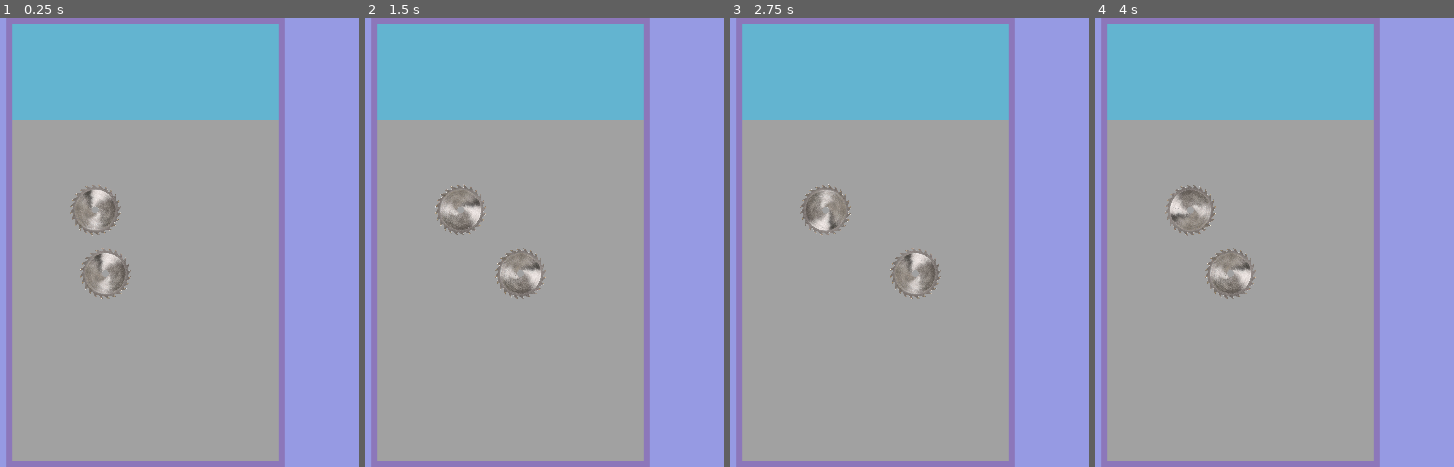
Above: before the commit, frames 1-4 (left to right).
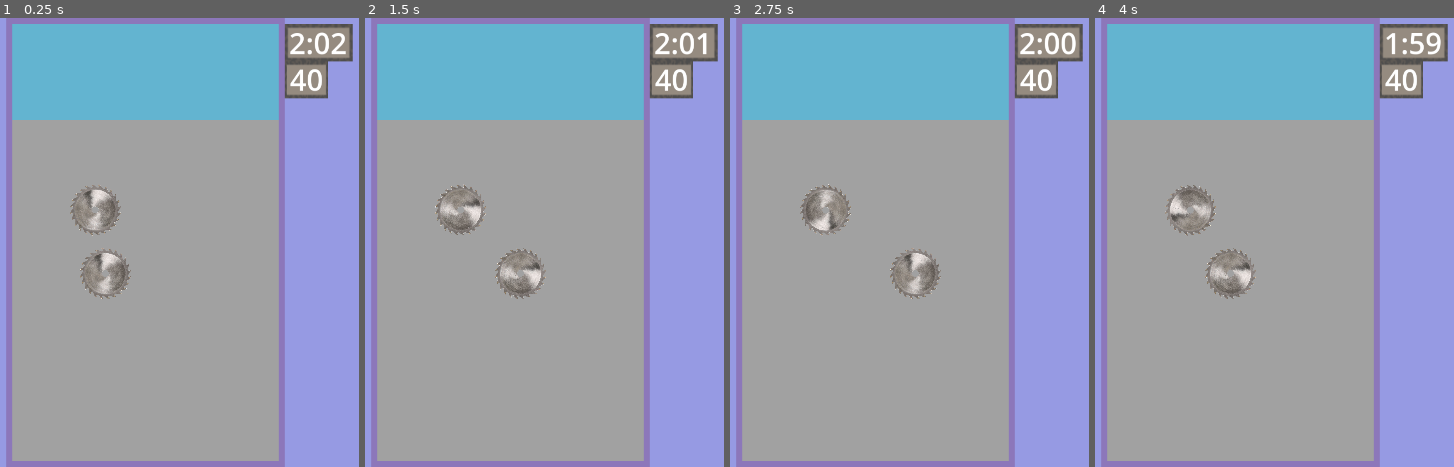
Above: after the commit, the same moments.

Repository: Awesomeness7/UNC-24-Fall-Jam-Senator-Pit
Game: Godot game, scene res://Scenes/mainEnvironment.tscn
The game is run twice, just before and just after one commit, with the same random seed, the same clock (stepped at 60 frames per second) and the same inputs. Before the commit the project starts from res://Scenes/mainDropGameParent.tscn.
Inputs (mouse positions are in pixels of both pictures, inside the frame that each line leads up to):
- Up to frame 1 (0.25 s): no input
- Up to frame 2 (1.5 s): move the mouse to (684, 220) at 0.52 s; click (684, 220) at 0.67 s; move the mouse to (outside the picture) at 1.27 s; click (outside the picture) at 1.42 s
- Up to frame 3 (2.75 s): move the mouse to (956, 143) at 2.02 s; click (956, 143) at 2.17 s
- Up to frame 4 (4 s): move the mouse to (1199, 332) at 2.77 s; click (1199, 332) at 2.92 s; move the mouse to (outside the picture) at 3.52 s; click (outside the picture) at 3.67 s

The runs differ from the first frame. In frame 1, 2.6% of the frame differs, in the area x 79-99%, y 1-19%; in frame 2, 2.6%; in frame 3, 2.6%; in frame 4, 2.6%.

Commit message:
Project reorganization, see README

Diff:
--- a/Scenes/sawblade.tscn
+++ b/Scenes/CommonScenes/Hazards/sawblade.tscn
@@ -1,7 +1,7 @@
 [gd_scene load_steps=4 format=3 uid="uid://lqp2gomgmv2r"]
 
-[ext_resource type="Texture2D" uid="uid://fiyc3hsnx78m" path="res://Sprites/temporarySawblade.png" id="1_lf7d6"]
-[ext_resource type="Script" path="res://Scripts/sawblade.gd" id="3_fp6uw"]
+[ext_resource type="Script" path="res://Scripts/sawblade.gd" id="1_d4k5j"]
+[ext_resource type="Texture2D" uid="uid://fiyc3hsnx78m" path="res://Sprites/temporarySawblade.png" id="2_2wsij"]
 
 [sub_resource type="CircleShape2D" id="CircleShape2D_6yprw"]
 radius = 587.532
--- a/Scenes/levelClock.tscn
+++ b/Scenes/CommonScenes/InterfaceElements/levelClock.tscn
@@ -25,3 +25,4 @@
 offset_bottom = 93.0
 text = "2:05"
 label_settings = SubResource("LabelSettings_i3o8a")
+metadata/_edit_use_anchors_ = true
--- /dev/null
+++ b/Scenes/CommonScenes/InterfaceElements/pit.tscn
@@ -0,0 +1,49 @@
+[gd_scene load_steps=6 format=3 uid="uid://dfxw3n687fc27"]
+
+[ext_resource type="Script" path="res://Scripts/pit.gd" id="1_wvrfn"]
+
+[sub_resource type="RectangleShape2D" id="RectangleShape2D_c1dn6"]
+size = Vector2(640, 230)
+
+[sub_resource type="RectangleShape2D" id="RectangleShape2D_a0vmf"]
+size = Vector2(640, 0)
+
+[sub_resource type="RectangleShape2D" id="RectangleShape2D_7r840"]
+size = Vector2(1, 1050)
+
+[sub_resource type="RectangleShape2D" id="RectangleShape2D_oxm3a"]
+size = Vector2(0, 1050)
+
+[node name="pitGeneric" type="Node2D"]
+script = ExtResource("1_wvrfn")
+
+[node name="clickArea" type="Area2D" parent="."]
+
+[node name="placeholderSprite" type="ColorRect" parent="clickArea"]
+offset_right = 640.0
+offset_bottom = 230.0
+color = Color(0.388972, 0.704362, 0.814053, 1)
+
+[node name="CollisionShape2D" type="CollisionShape2D" parent="clickArea"]
+position = Vector2(320, 115)
+shape = SubResource("RectangleShape2D_c1dn6")
+
+[node name="carpet" type="StaticBody2D" parent="."]
+
+[node name="CollisionShape2D" type="CollisionShape2D" parent="carpet"]
+position = Vector2(320, 1050)
+shape = SubResource("RectangleShape2D_a0vmf")
+
+[node name="leftWall" type="StaticBody2D" parent="."]
+
+[node name="CollisionShape2D" type="CollisionShape2D" parent="leftWall"]
+position = Vector2(640, 525)
+shape = SubResource("RectangleShape2D_7r840")
+
+[node name="rightWall" type="StaticBody2D" parent="."]
+
+[node name="CollisionShape2D" type="CollisionShape2D" parent="rightWall"]
+position = Vector2(0, 525)
+shape = SubResource("RectangleShape2D_oxm3a")
+
+[connection signal="gui_input" from="clickArea/placeholderSprite" to="." method="clickDetectedInClickArea"]
--- /dev/null
+++ b/Scenes/CommonScenes/InterfaceElements/senatorCounter.gd
@@ -0,0 +1,22 @@
+extends Node2D
+
+signal senatorsDepleted
+
+@export var senatorsRemaining: int
+
+var senatorsRemainingLabel
+
+# Called when the node enters the scene tree for the first time.
+func _ready() -> void:
+	senatorsRemainingLabel = get_node("./senatorsRemaining")
+
+# Called every frame. 'delta' is the elapsed time since the previous frame.
+func _process(delta: float) -> void:
+	pass
+
+func senatorPlaced():
+	if senatorsRemaining > 0:
+		senatorsRemaining -= 1
+		senatorsRemainingLabel.text = "%02d" % senatorsRemaining
+	elif senatorsRemaining == 0:
+		senatorsDepleted.emit()
--- /dev/null
+++ b/Scenes/CommonScenes/InterfaceElements/senatorCounter.tscn
@@ -0,0 +1,28 @@
+[gd_scene load_steps=5 format=3 uid="uid://fjnrgybfkdr7"]
+
+[ext_resource type="Texture2D" uid="uid://cy14k88n8kx4a" path="res://Sprites/clockBackground.bmp" id="1_jh06q"]
+[ext_resource type="Script" path="res://Scenes/CommonScenes/InterfaceElements/senatorCounter.gd" id="1_t4l18"]
+
+[sub_resource type="SystemFont" id="SystemFont_0lmmp"]
+
+[sub_resource type="LabelSettings" id="LabelSettings_s0c78"]
+font = SubResource("SystemFont_0lmmp")
+font_size = 70
+
+[node name="senatorCounter" type="Node2D"]
+script = ExtResource("1_t4l18")
+
+[node name="background" type="Sprite2D" parent="."]
+position = Vector2(7.62939e-06, 0)
+scale = Vector2(2.3, 4.27)
+texture = ExtResource("1_jh06q")
+centered = false
+
+[node name="senatorsRemaining" type="Label" parent="."]
+offset_left = 12.0
+offset_top = -4.0
+offset_right = 151.0
+offset_bottom = 92.0
+text = "40"
+label_settings = SubResource("LabelSettings_s0c78")
+metadata/_edit_use_anchors_ = true
--- a/Scenes/senator.tscn
+++ b/Scenes/CommonScenes/senator.tscn
@@ -1,11 +1,11 @@
 [gd_scene load_steps=7 format=3 uid="uid://bryosoyfrafkj"]
 
-[ext_resource type="Script" path="res://Scripts/senator.gd" id="1_l4l8d"]
-[ext_resource type="Texture2D" uid="uid://ba4dm288lw4wj" path="res://Sprites/tempWalkCycle.bmp" id="2_p1pcg"]
+[ext_resource type="Script" path="res://Scripts/senator.gd" id="1_s0388"]
+[ext_resource type="Texture2D" uid="uid://ba4dm288lw4wj" path="res://Sprites/tempWalkCycle.bmp" id="2_rhjv4"]
 
 [sub_resource type="CapsuleShape2D" id="CapsuleShape2D_t0qe8"]
-radius = 12.0
-height = 33.0
+radius = 11.0
+height = 28.0
 
 [sub_resource type="Animation" id="Animation_hmmfn"]
 length = 0.001
@@ -24,6 +24,9 @@
 
 [sub_resource type="Animation" id="Animation_mx5wc"]
 resource_name = "walkRight"
+length = 0.5
+loop_mode = 1
+step = 0.1
 tracks/0/type = "value"
 tracks/0/imported = false
 tracks/0/enabled = true
@@ -31,10 +34,10 @@
 tracks/0/interp = 1
 tracks/0/loop_wrap = true
 tracks/0/keys = {
-"times": PackedFloat32Array(0, 0.133333),
-"transitions": PackedFloat32Array(1, 1),
+"times": PackedFloat32Array(0, 0.1, 0.2, 0.3, 0.4),
+"transitions": PackedFloat32Array(1, 1, 1, 1, 1),
 "update": 1,
-"values": [0, 1]
+"values": [0, 1, 2, 3, 4]
 }
 
 [sub_resource type="AnimationLibrary" id="AnimationLibrary_iwc58"]
@@ -44,25 +47,23 @@
 }
 
 [node name="senator" type="RigidBody2D"]
-position = Vector2(12, 17)
-script = ExtResource("1_l4l8d")
+script = ExtResource("1_s0388")
 
 [node name="CollisionShape2D" type="CollisionShape2D" parent="."]
-position = Vector2(0, -0.5)
 shape = SubResource("CapsuleShape2D_t0qe8")
-
-[node name="Timer" type="Timer" parent="."]
-wait_time = 1.8
-autostart = true
 
 [node name="AnimationPlayer" type="AnimationPlayer" parent="."]
 libraries = {
 "": SubResource("AnimationLibrary_iwc58")
 }
+autoplay = "walkRight"
 
 [node name="Sprite2D" type="Sprite2D" parent="."]
-texture = ExtResource("2_p1pcg")
+texture = ExtResource("2_rhjv4")
 hframes = 5
 
-[connection signal="body_entered" from="." to="." method="collisionBegin"]
-[connection signal="timeout" from="Timer" to="." method="stillnessCheck"]
+[node name="stillnessCheckTimer" type="Timer" parent="."]
+wait_time = 1.8
+autostart = true
+
+[connection signal="timeout" from="stillnessCheckTimer" to="." method="stillnessCheck"]
--- /dev/null
+++ b/Scenes/LevelOne/levelOne.tscn
@@ -0,0 +1,24 @@
+[gd_scene load_steps=6 format=3 uid="uid://id4r10exgoa6"]
+
+[ext_resource type="Script" path="res://Scripts/levelOne.gd" id="1_vf7wi"]
+[ext_resource type="PackedScene" uid="uid://doqoib1wbvwyc" path="res://Scenes/LevelOne/levelOneHazardArea.tscn" id="2_nn6ga"]
+[ext_resource type="PackedScene" uid="uid://dfxw3n687fc27" path="res://Scenes/CommonScenes/InterfaceElements/pit.tscn" id="3_aw4it"]
+[ext_resource type="PackedScene" uid="uid://b4lrojpuq21qd" path="res://Scenes/CommonScenes/InterfaceElements/levelClock.tscn" id="3_mes3r"]
+[ext_resource type="PackedScene" uid="uid://fjnrgybfkdr7" path="res://Scenes/CommonScenes/InterfaceElements/senatorCounter.tscn" id="4_885hs"]
+
+[node name="levelOne" type="Node2D"]
+script = ExtResource("1_vf7wi")
+
+[node name="levelOneHazards" parent="." instance=ExtResource("2_nn6ga")]
+position = Vector2(0, 230)
+
+[node name="levelClock" parent="." instance=ExtResource("3_mes3r")]
+position = Vector2(655, 0)
+
+[node name="pitGeneric" parent="." instance=ExtResource("3_aw4it")]
+
+[node name="senatorCounter" parent="." instance=ExtResource("4_885hs")]
+position = Vector2(655, 89)
+senatorsRemaining = 40
+
+[connection signal="senatorPlaced" from="pitGeneric" to="senatorCounter" method="senatorPlaced"]
--- /dev/null
+++ b/Scenes/LevelOne/levelOneHazardArea.tscn
@@ -0,0 +1,19 @@
+[gd_scene load_steps=3 format=3 uid="uid://doqoib1wbvwyc"]
+
+[ext_resource type="PackedScene" uid="uid://lqp2gomgmv2r" path="res://Scenes/CommonScenes/Hazards/sawblade.tscn" id="1_aufcl"]
+[ext_resource type="PackedScene" uid="uid://c1qw7nrle8spy" path="res://Scenes/sawbladePath.tscn" id="2_hok11"]
+
+[node name="levelOneHazards" type="Node2D"]
+
+[node name="placeholderSprite" type="ColorRect" parent="."]
+offset_right = 640.0
+offset_bottom = 820.0
+color = Color(0.629675, 0.629675, 0.629675, 1)
+metadata/_edit_use_anchors_ = true
+
+[node name="sawblade" parent="." instance=ExtResource("1_aufcl")]
+position = Vector2(200, 217)
+
+[node name="sawbladePath" parent="." instance=ExtResource("2_hok11")]
+position = Vector2(200, 370)
+points = [Vector2(0, 0), Vector2(240, 0)]
--- a/Scenes/absolPit.tscn
+++ /dev/null
@@ -1,68 +0,0 @@
-[gd_scene load_steps=8 format=3 uid="uid://dfxw3n687fc27"]
-
-[ext_resource type="Script" path="res://Scripts/absolPit.gd" id="1_wvrfn"]
-[ext_resource type="PackedScene" uid="uid://lqp2gomgmv2r" path="res://Scenes/sawblade.tscn" id="2_wpbf1"]
-[ext_resource type="PackedScene" uid="uid://c1qw7nrle8spy" path="res://Scenes/sawbladePath.tscn" id="3_8awts"]
-
-[sub_resource type="RectangleShape2D" id="RectangleShape2D_c1dn6"]
-size = Vector2(640, 230)
-
-[sub_resource type="RectangleShape2D" id="RectangleShape2D_a0vmf"]
-size = Vector2(640, 0)
-
-[sub_resource type="RectangleShape2D" id="RectangleShape2D_7r840"]
-size = Vector2(1, 1050)
-
-[sub_resource type="RectangleShape2D" id="RectangleShape2D_oxm3a"]
-size = Vector2(0, 1050)
-
-[node name="pit" type="Node2D"]
-script = ExtResource("1_wvrfn")
-
-[node name="Area2D" type="Area2D" parent="."]
-
-[node name="placeholderSprite" type="ColorRect" parent="Area2D"]
-offset_right = 640.0
-offset_bottom = 230.0
-color = Color(0.388972, 0.704362, 0.814053, 1)
-
-[node name="CollisionShape2D" type="CollisionShape2D" parent="Area2D"]
-position = Vector2(320, 115)
-shape = SubResource("RectangleShape2D_c1dn6")
-
-[node name="clickArea" type="Node2D" parent="."]
-
-[node name="descentArea" type="Node2D" parent="."]
-position = Vector2(0, 230)
-
-[node name="placeholderSprite" type="ColorRect" parent="descentArea"]
-offset_right = 640.0
-offset_bottom = 820.0
-color = Color(0.629675, 0.629675, 0.629675, 1)
-
-[node name="sawblade" parent="descentArea" instance=ExtResource("2_wpbf1")]
-position = Vector2(200, 217)
-
-[node name="sawbladePath" parent="descentArea" instance=ExtResource("3_8awts")]
-position = Vector2(200, 370)
-points = [Vector2(0, 0), Vector2(240, 0)]
-
-[node name="carpet" type="StaticBody2D" parent="."]
-
-[node name="CollisionShape2D" type="CollisionShape2D" parent="carpet"]
-position = Vector2(320, 1050)
-shape = SubResource("RectangleShape2D_a0vmf")
-
-[node name="leftWall" type="StaticBody2D" parent="."]
-
-[node name="CollisionShape2D" type="CollisionShape2D" parent="leftWall"]
-position = Vector2(640, 525)
-shape = SubResource("RectangleShape2D_7r840")
-
-[node name="rightWall" type="StaticBody2D" parent="."]
-
-[node name="CollisionShape2D" type="CollisionShape2D" parent="rightWall"]
-position = Vector2(0, 525)
-shape = SubResource("RectangleShape2D_oxm3a")
-
-[connection signal="gui_input" from="Area2D/placeholderSprite" to="." method="clickDetectedInClickArea"]
--- a/Scenes/mainDropGameParent.tscn
+++ b/Scenes/mainEnvironment.tscn
@@ -1,8 +1,8 @@
 [gd_scene load_steps=2 format=3 uid="uid://jj6nbq41t02g"]
 
-[ext_resource type="PackedScene" uid="uid://dfxw3n687fc27" path="res://Scenes/absolPit.tscn" id="1_32xe1"]
+[ext_resource type="PackedScene" uid="uid://id4r10exgoa6" path="res://Scenes/LevelOne/levelOne.tscn" id="1_ki5aj"]
 
-[node name="mainDropGameParent" type="Node2D"]
+[node name="gameplayLevel" type="Node2D"]
 
 [node name="background" type="Node2D" parent="."]
 
@@ -10,6 +10,7 @@
 offset_right = 1920.0
 offset_bottom = 1080.0
 color = Color(0.588128, 0.603388, 0.888314, 1)
+metadata/_edit_use_anchors_ = true
 
 [node name="pitFrame" type="Node2D" parent="."]
 position = Vector2(625, 0)
@@ -19,5 +20,5 @@
 offset_bottom = 1080.0
 color = Color(0.54987, 0.468534, 0.728277, 1)
 
-[node name="pit" parent="." instance=ExtResource("1_32xe1")]
+[node name="Node2D" parent="." instance=ExtResource("1_ki5aj")]
 position = Vector2(640, 15)
--- a/Scenes/sawbladePath.tscn
+++ b/Scenes/sawbladePath.tscn
@@ -1,7 +1,7 @@
 [gd_scene load_steps=4 format=3 uid="uid://c1qw7nrle8spy"]
 
 [ext_resource type="Script" path="res://Scripts/sawbladePath.gd" id="1_0c7bm"]
-[ext_resource type="PackedScene" uid="uid://lqp2gomgmv2r" path="res://Scenes/sawblade.tscn" id="1_bv3wi"]
+[ext_resource type="PackedScene" uid="uid://lqp2gomgmv2r" path="res://Scenes/CommonScenes/Hazards/sawblade.tscn" id="1_bv3wi"]
 
 [sub_resource type="Curve2D" id="Curve2D_02u2l"]
 
--- a/Scripts/levelClock.gd
+++ b/Scripts/levelClock.gd
@@ -1,6 +1,6 @@
 extends Node2D
 
-@export var duration: int = 63
+@export var duration: int = 123
 
 var timeRemainingLabel
 
--- /dev/null
+++ b/Scripts/levelOne.gd
@@ -0,0 +1,9 @@
+extends Node2D
+
+# Called when the node enters the scene tree for the first time.
+func _ready() -> void:
+	pass # Replace with function body.
+
+# Called every frame. 'delta' is the elapsed time since the previous frame.
+func _process(delta: float) -> void:
+	pass
--- a/Scripts/absolPit.gd
+++ b/Scripts/pit.gd
@@ -1,6 +1,8 @@
 extends Node2D
 
-var Senator = load("res://Scenes/senator.tscn")
+signal senatorPlaced
+
+var Senator = load("res://Scenes/CommonScenes/senator.tscn")
 
 # Called when the node enters the scene tree for the first time.
 func _ready() -> void:
@@ -15,3 +17,4 @@
 		var senator = Senator.instantiate()
 		senator.position = get_local_mouse_position();
 		add_child(senator)
+		senatorPlaced.emit()
--- a/Scripts/senator.gd
+++ b/Scripts/senator.gd
@@ -1,30 +1,37 @@
 extends RigidBody2D
 
-var deadSenatorSprite = load("res://Sprites/deadSenator.png")
+const GRAVITY = 300.0
 
-var state = 3 # 0 = Passive, 1 = dead, 2 = standing up, 3 walking off stage
-var hp = 1.0
+var deadSenatorSprite = load("res://Sprites/tempDeadSenator.bmp")
 
-# Called when the node enters the scene tree for the first time.
+# Crucial multipurpose variables
+var state: int = 0 # 0 = Passive, 1 = dead, 2 = standing up, 3 walking off stage
+var hp: float = 1.0
+var old_lin_vel: Vector2
+
+# Used for checking if a passive, living senator is at rest, which will trigger him to stand.
+var positionAtLastCheck = Vector2(0,0)
+
+# Used for standing up
 var feetPositionInitial: Vector2
 var feetPositionCurrent: Vector2
 
 func _ready() -> void:
-	set_contact_monitor(true)
-	max_contacts_reported = 10
-
-var old_lin_vel: Vector2
+	pass
+	# set_contact_monitor(true)
+	# max_contacts_reported = 10
 
 # Called every frame. 'delta' is the elapsed time since the previous frame.
-func _process(delta: float) -> void:
+func _process(_delta: float) -> void:
 	pass
 
 func die():
 	state = 1
 	hp = 0.0
-	get_node("./Sprite2D").texture = deadSenatorSprite
+	var sprite = get_node("./Sprite2D")
+	sprite.texture = deadSenatorSprite
+	sprite.hframes = 1
 
-var positionAtLastCheck = Vector2(0,0)
 func stillnessCheck() -> void:
 	if (state == 0):
 		if (((position - positionAtLastCheck).length() < 0.0005) && (linear_velocity.length() < 0.0005)):
@@ -35,14 +42,13 @@
 
 func collisionBegin(intrudingBody: Node2D) -> void:
 	if state != 1:
-		print(state)
+		print(intrudingBody.name)
 		state = 0
 
 		if (intrudingBody.has_meta("Lethality")):
-			var force = linear_velocity.distance_to((old_lin_vel))
 			match intrudingBody.get_meta("Lethality"):
 				1:
-					hp -= .34
+					hp -= 1
 					state = 0
 			if hp <= 0:
 				die()
--- a/project.godot
+++ b/project.godot
@@ -11,7 +11,7 @@
 [application]
 
 config/name="UNC Game Jam Fall 24 Senator Pit"
-run/main_scene="res://Scenes/mainDropGameParent.tscn"
+run/main_scene="res://Scenes/mainEnvironment.tscn"
 config/features=PackedStringArray("4.3", "GL Compatibility")
 config/icon="res://Sprites/icon.svg"
 
Not shown: 1 places in Scenes/CommonScenes/Hazards/sawblade.tscn that only renumber resources
Not shown: 1 places in Scenes/CommonScenes/InterfaceElements/levelClock.tscn that only renumber resources
Binary file added: Sprites/clockBackground.bmp
Not shown, added: Sprites/clockBackground.bmp.import
